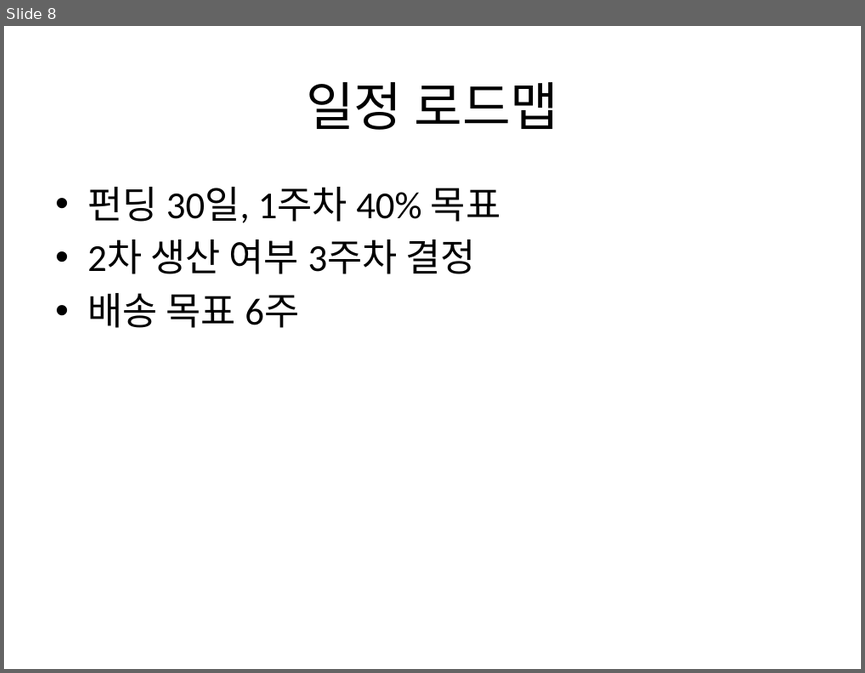
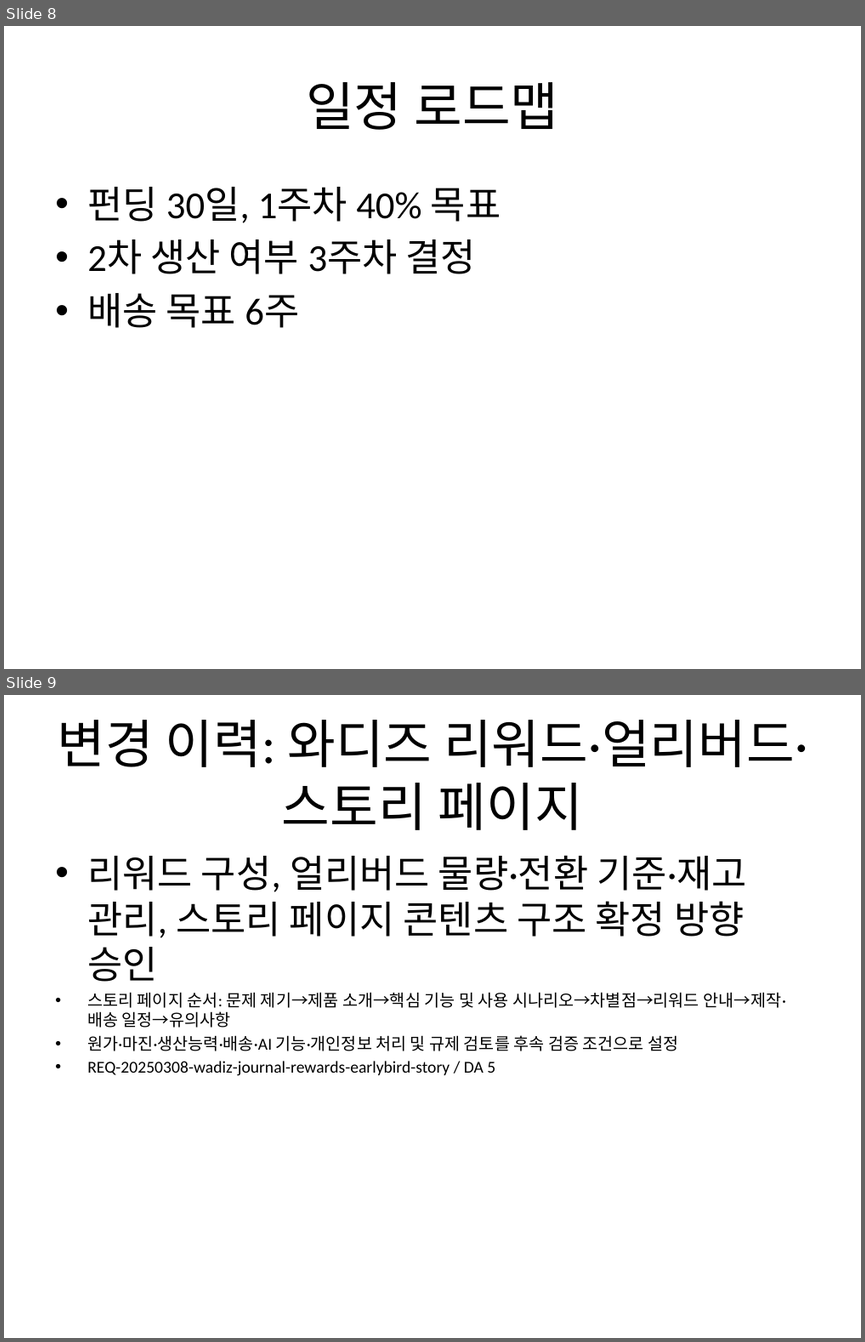
Before and after one commit to Abraxaspark91/n8n_termpjt, a slide deck: scenarios/S08_wadiz_product_launch/deliverables/와디즈_펀딩페이지_덱.pptx. Shown one above the other, each under a label of ours: slide 8 before the commit, slides 8 and 9 after it. The pictures are 865x673 and 865x1342 pixels, drawn with LibreOffice and Linux fonts; fonts in the diff are those of the drawing. Boxes give left, top, right and bottom in pixels: in the first picture for what was removed or moved away, otherwise in the second. Text is boxed around its words. In the diff, an @@ line names an element or a change of style, - is before the commit and + after.

```diff
--- a/scenarios/S08_wadiz_product_launch/deliverables/와디즈_펀딩페이지_덱.pptx
+++ b/scenarios/S08_wadiz_product_launch/deliverables/와디즈_펀딩페이지_덱.pptx
@@ slide 9 added at (4, 695, 861, 1338), background #FFFFFF @@
@@ title added at (57, 720, 807, 830), 44 pt, text #000000 @@
+변경 이력: 와디즈 리워드·얼리버드·스토리 페이지
@@ text added at (87, 855, 786, 1076), 14 pt, text #000000 @@
+• 리워드 구성, 얼리버드 물량·전환 기준·재고 관리, 스토리 페이지 콘텐츠 구조 확정 방향 승인
+• 스토리 페이지 순서: 문제 제기→제품 소개→핵심 기능 및 사용 시나리오→차별점→리워드 안내→제작·배송 일정→유의사항
+• 원가·마진·생산능력·배송·AI 기능·개인정보 처리 및 규제 검토를 후속 검증 조건으로 설정
+• REQ-20250308-wadiz-journal-rewards-earlybird-story / DA 5
```
Also in this commit, not shown: 1 slide changed, 8 other files.
